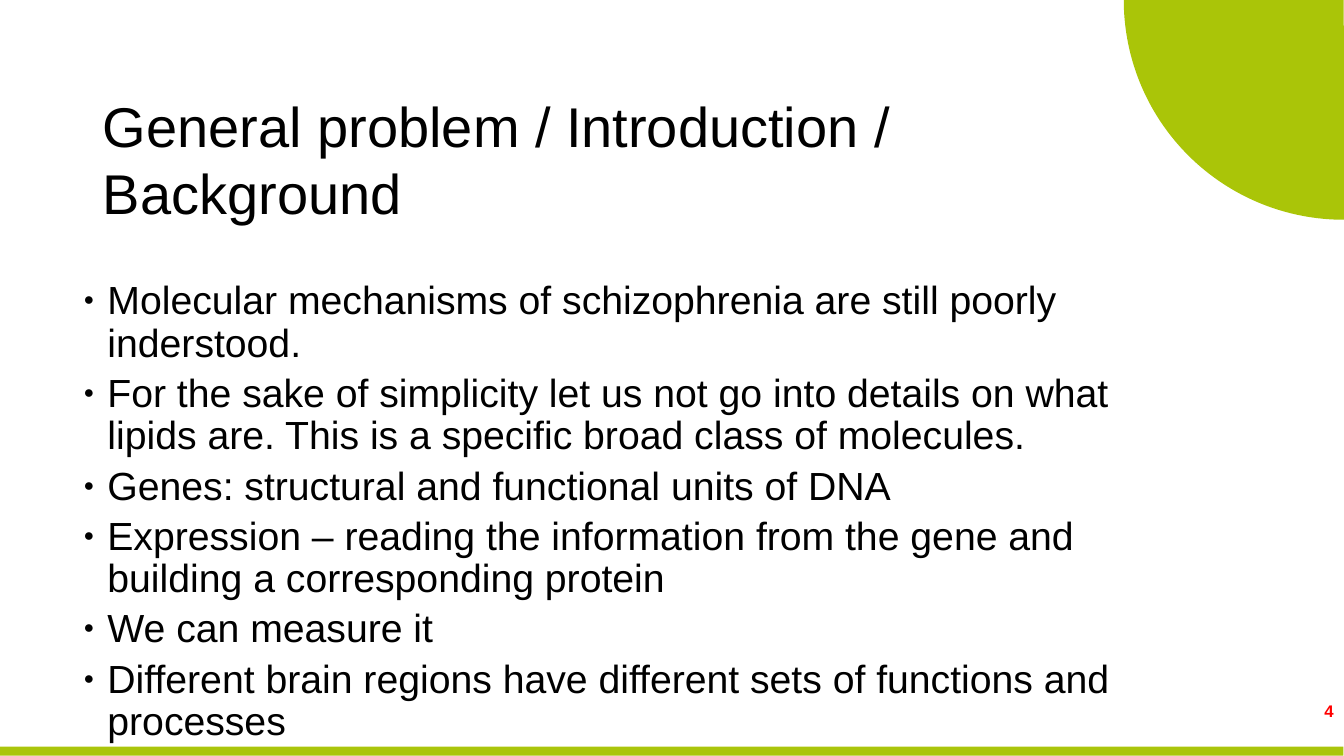
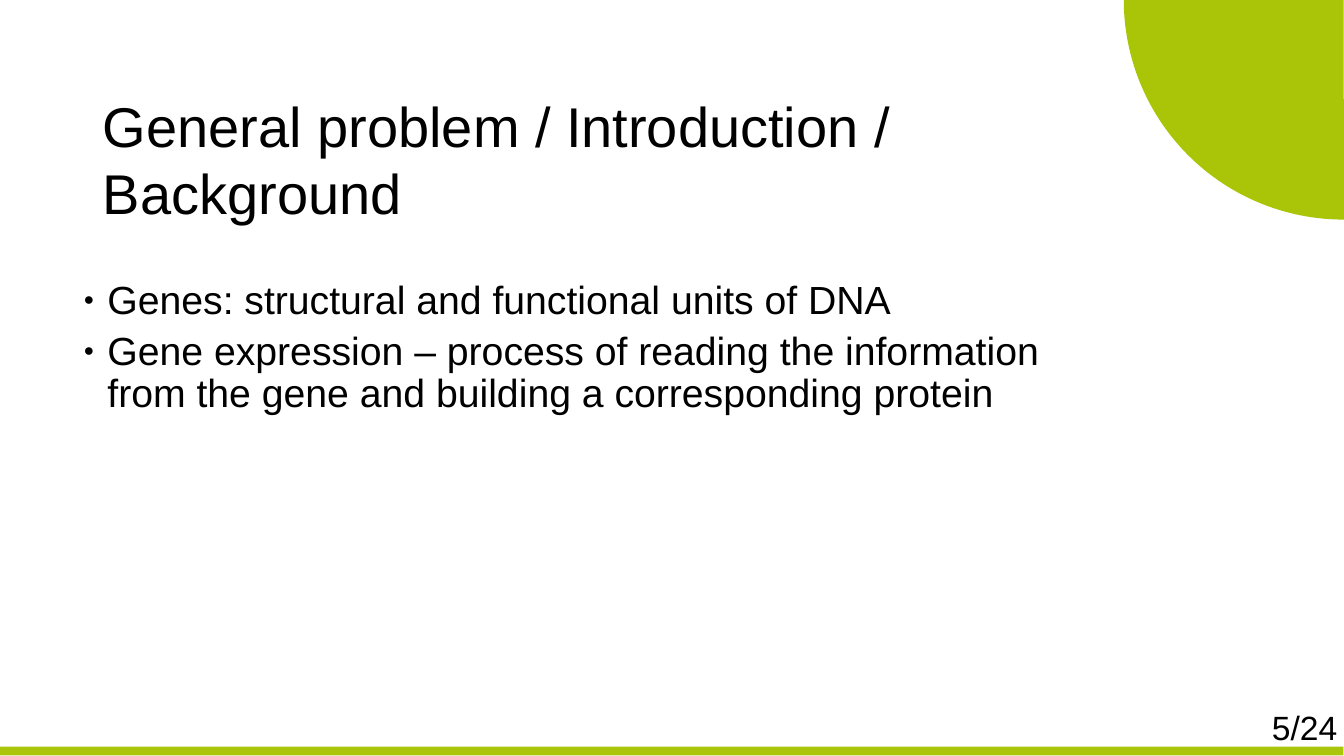
Before and after one commit to zybinmikhail/Thesis, a slide deck: slide 5 of presentations/Mikhail_Zybin_MSc PreDefense Presentation.PPTX (slide 4 before the commit). Drawn at 1344x756 pixels with LibreOffice and Linux fonts; fonts in the diff are those of the drawing; background and template pictures are left out. Boxes give left, top, right and bottom in pixels: in the first picture for what was removed or moved away, otherwise in the second. Text is boxed around its words. In the diff, an @@ line names an element or a change of style, - is before the commit and + after.

```diff
--- a/presentations/Mikhail_Zybin_MSc PreDefense Presentation.PPTX
+++ b/presentations/Mikhail_Zybin_MSc PreDefense Presentation.PPTX
@@ text at (x1=107, y1=285, x2=1109, y2=457): paragraphs removed @@
-● Molecular mechanisms of schizophrenia are still poorly inderstood.
-● For the sake of simplicity let us not go into details on what lipids are. This is a specific broad class of molecules.
@@ text at (x1=107, y1=285, x2=891, y2=315): indent changed @@
@@ text at (x1=107, y1=336, x2=1039, y2=415): text changed @@
-● Expression – reading the information from the gene and building a corresponding protein
-● We can measure it
-● Different brain regions have different sets of functions and processes
+● Gene expression – process of reading the information from the gene and building a corresponding protein
@@ text added at (x1=1272, y1=715, x2=1337, y2=747), 24 pt, text #000000 @@
+5/24
@@ text removed at (x1=1324, y1=705, x2=1333, y2=717) @@
-4
```
Also in this commit, not shown: 14 other slides changed, 9 slides added, 3 slides removed, 47 other files.
